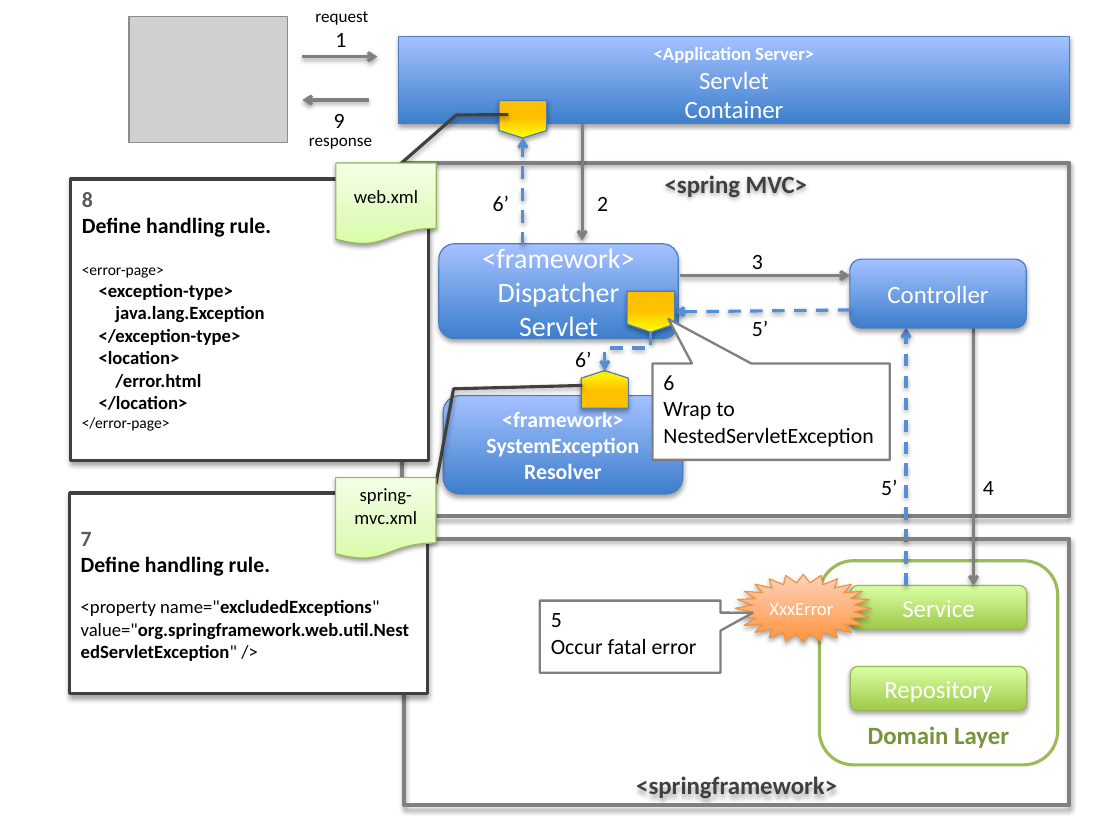
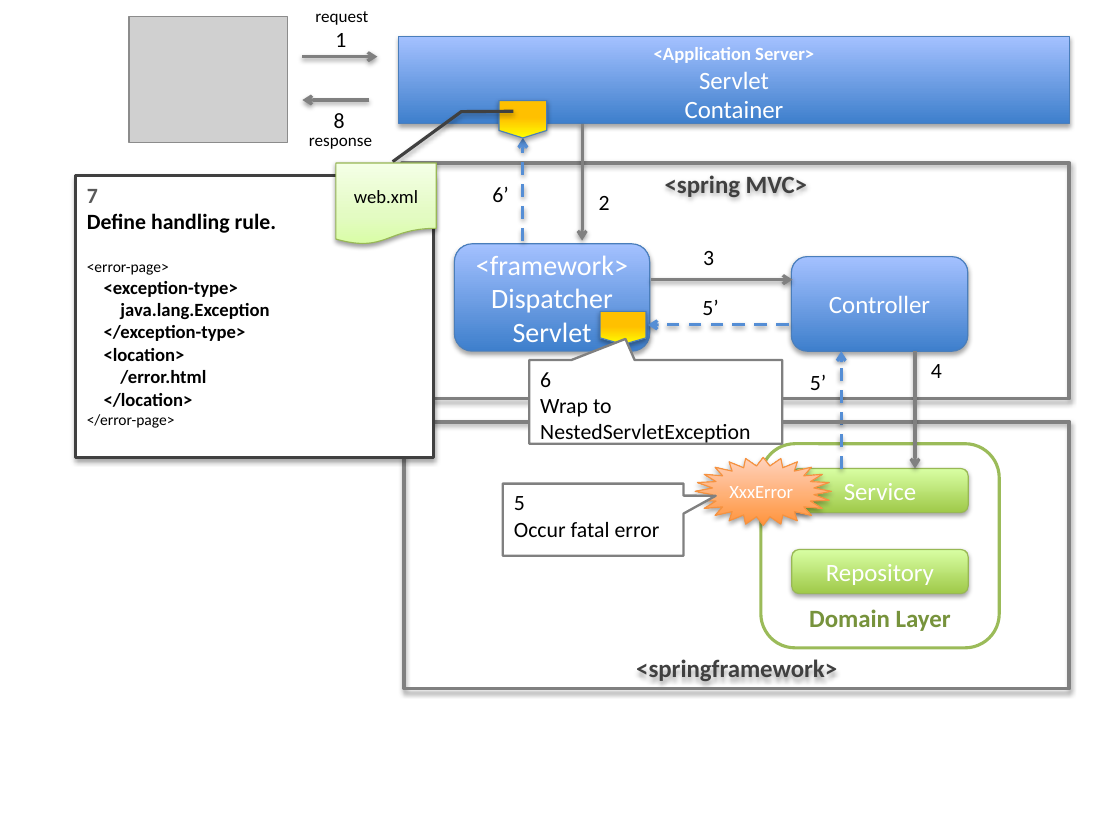
Before and after one commit to mochaMM/guideline, a slide deck: slide 7 of source/ArchitectureInDetail/WebApplicationDetail/images_ExceptionHandling/materialExceptionHandling.pptx. Drawn at 1120x840 pixels with LibreOffice and Linux fonts; fonts in the diff are those of the drawing; grey boxes stand for pictures. Boxes give left, top, right and bottom in pixels: in the first picture for what was removed or moved away, otherwise in the second. Text is boxed around its words. In the diff, an @@ line names an element or a change of style, - is before the commit and + after.

```diff
--- a/source/ArchitectureInDetail/WebApplicationDetail/images_ExceptionHandling/materialExceptionHandling.pptx
+++ b/source/ArchitectureInDetail/WebApplicationDetail/images_ExceptionHandling/materialExceptionHandling.pptx
@@ text at [334, 113, 345, 128]: text changed @@
-9
+8
@@ arrow moved from (523, 244) - (523, 138) to (523, 241) - (523, 138) @@
@@ border callout "7": place and size @@
-border callout "7" at [71, 179, 429, 460]
+border callout "7" at [76, 176, 435, 457]
@@ border callout "7" at [76, 176, 435, 457]: proportions changed @@
@@ rectangle "<spring MVC>": place and size @@
-rectangle "<spring MVC>" at [402, 164, 1070, 517]
+rectangle "<spring MVC>" at [402, 164, 1070, 399]
@@ text "6’": place and size @@
-text "6’" at [493, 195, 509, 211]
+text "6’" at [492, 186, 508, 202]
@@ text in border callout at [87, 189, 98, 203]: text changed @@
-8
+7
@@ text "3" rewrapped from [752, 255, 763, 276] to [703, 251, 714, 265] @@
@@ rounded rectangle "<framework>": place and size @@
-rounded rectangle "<framework>" at [439, 244, 679, 339]
+rounded rectangle "<framework>" at [455, 244, 650, 352]
@@ rounded rectangle "Controller": place and size @@
-rounded rectangle "Controller" at [850, 259, 1026, 327]
+rounded rectangle "Controller" at [792, 256, 968, 351]
@@ arrow moved from (681, 276) - (850, 276) to (651, 280) - (793, 280) @@
@@ text "5’": place and size @@
-text "5’" at [752, 321, 768, 336]
+text "5’" at [702, 299, 718, 315]
@@ flow chart offpage connector: place and size @@
-flow chart offpage connector at [627, 291, 675, 333]
+flow chart offpage connector at [600, 311, 646, 345]
@@ arrow moved from (850, 310) - (675, 311) to (788, 325) - (647, 325) @@
@@ text removed at [575, 352, 591, 367] @@
-6’
@@ elbow arrow removed from (651, 333) to (605, 371) @@
@@ arrow moved from (906, 586) - (906, 328) to (841, 468) - (841, 352) @@
@@ arrow moved from (973, 328) - (973, 586) to (915, 352) - (915, 468) @@
@@ text "4": place and size @@
-text "4" at [983, 481, 994, 495]
+text "4" at [931, 364, 942, 378]
@@ speech box "6" at [530, 360, 783, 444]: proportions changed @@
@@ speech box "6": place and size @@
-speech box "6" at [653, 364, 890, 460]
+speech box "6" at [530, 360, 783, 444]
@@ flow chart offpage connector removed at [581, 371, 628, 409] @@
@@ text "5’": place and size @@
-text "5’" at [881, 480, 897, 495]
+text "5’" at [810, 375, 826, 390]
@@ rounded rectangle removed at [444, 395, 683, 494] @@
-<framework>
-SystemException
-Resolver
@@ rectangle "<springframework>": place and size @@
-rectangle "<springframework>" at [404, 539, 1070, 805]
+rectangle "<springframework>" at [404, 421, 1070, 688]
@@ rounded rectangle "Domain Layer": place and size @@
-rounded rectangle "Domain Layer" at [820, 561, 1058, 765]
+rounded rectangle "Domain Layer" at [760, 444, 999, 647]
@@ flow chart document removed at [336, 477, 437, 559] @@
-spring-mvc.xml
@@ star: place and size @@
-star at [735, 575, 871, 643]
+star at [696, 457, 832, 525]
@@ text "XxxError": place and size @@
-text "XxxError" at [769, 603, 833, 615]
+text "XxxError" at [729, 486, 793, 498]
@@ rounded rectangle "Service": place and size @@
-rounded rectangle "Service" at [850, 586, 1026, 629]
+rounded rectangle "Service" at [792, 468, 968, 512]
@@ border callout removed at [69, 493, 428, 693] @@
-7
-Define handling rule.
-<property name="excludedExceptions" value="org.springframework.web.util.NestedServletException" />
@@ speech box "5": place and size @@
-speech box "5" at [540, 600, 720, 672]
+speech box "5" at [503, 484, 683, 556]
@@ rounded rectangle "Repository": place and size @@
-rounded rectangle "Repository" at [850, 666, 1026, 710]
+rounded rectangle "Repository" at [792, 550, 968, 594]
```
Also in this commit, not shown: 1 other slide changed, 2 other files.
